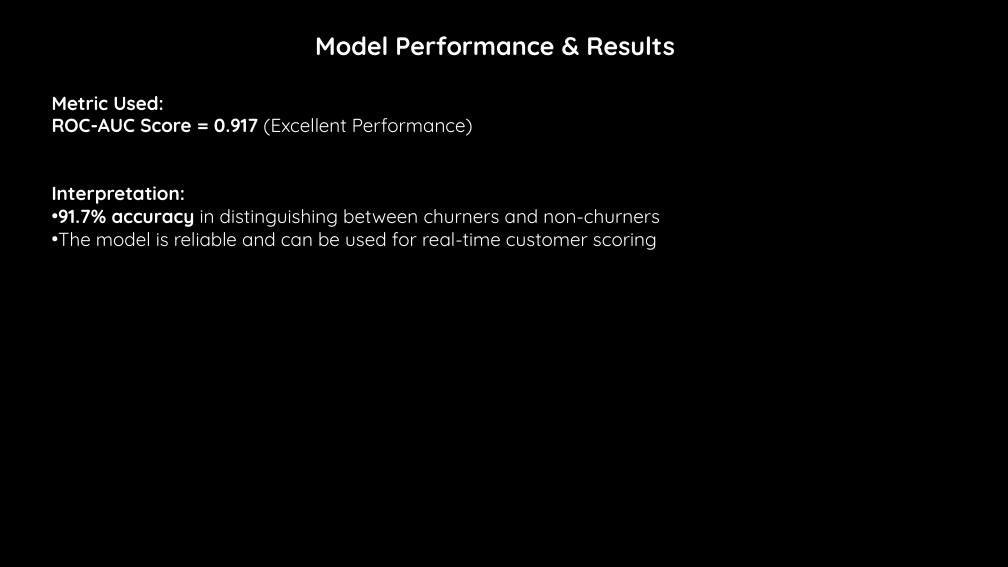
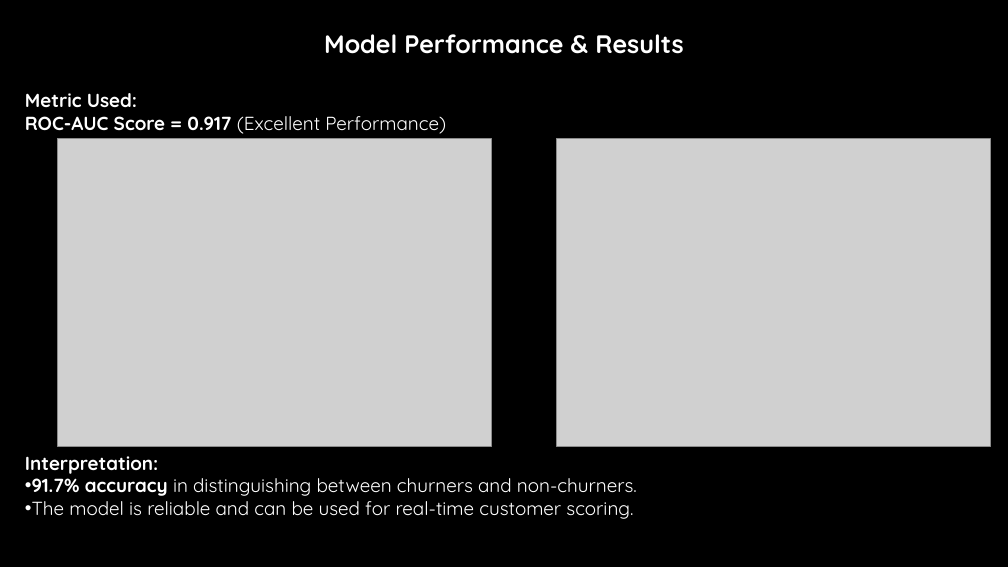
Before and after one commit to Kelvin-Shilisia/syriatel-churn-classifier, a slide deck: slide 5 of Churn Prediction in Telecom.pptx. Drawn at 1008x567 pixels with LibreOffice and Linux fonts; fonts in the diff are those of the drawing; grey boxes stand for pictures; background and template pictures are left out. Boxes give left, top, right and bottom in pixels: in the first picture for what was removed or moved away, otherwise in the second. Text is boxed around its words. In the diff, an @@ line names an element or a change of style, - is before the commit and + after.

```diff
--- a/Churn Prediction in Telecom.pptx
+++ b/Churn Prediction in Telecom.pptx
@@ text "Model Performance & Results": place and size @@
-text "Model Performance & Results" at (52,36,674,250)
+text "Model Performance & Results" at (25,34,683,519)
@@ picture added at (57,138,492,446) @@
@@ picture added at (557,138,991,446) @@
@@ text at (32,473,637,519): text changed @@
-• 91.7% accuracy in distinguishing between churners and non-churners
-• The model is reliable and can be used for real-time customer scoring
+• 91.7% accuracy in distinguishing between churners and non-churners.
+• The model is reliable and can be used for real-time customer scoring.
```
Also in this commit, not shown: 2 other slides changed, 2 other files.
